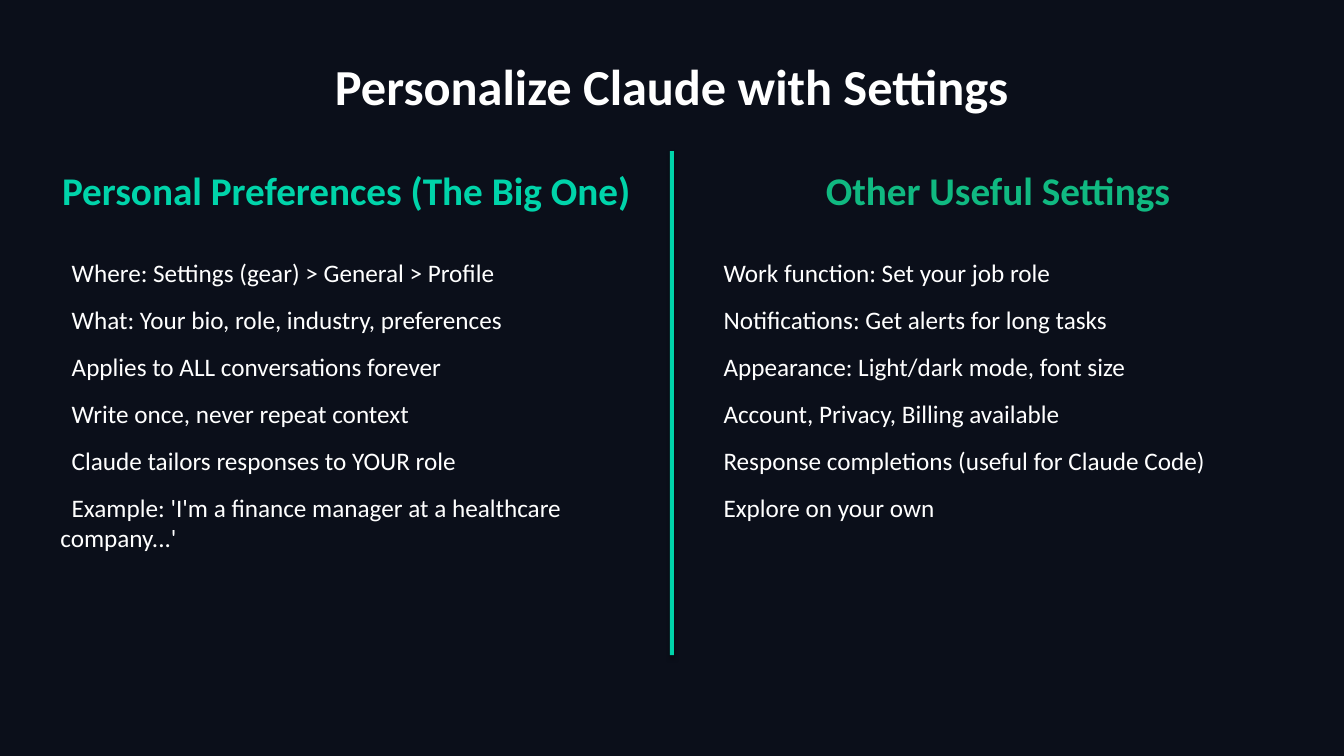
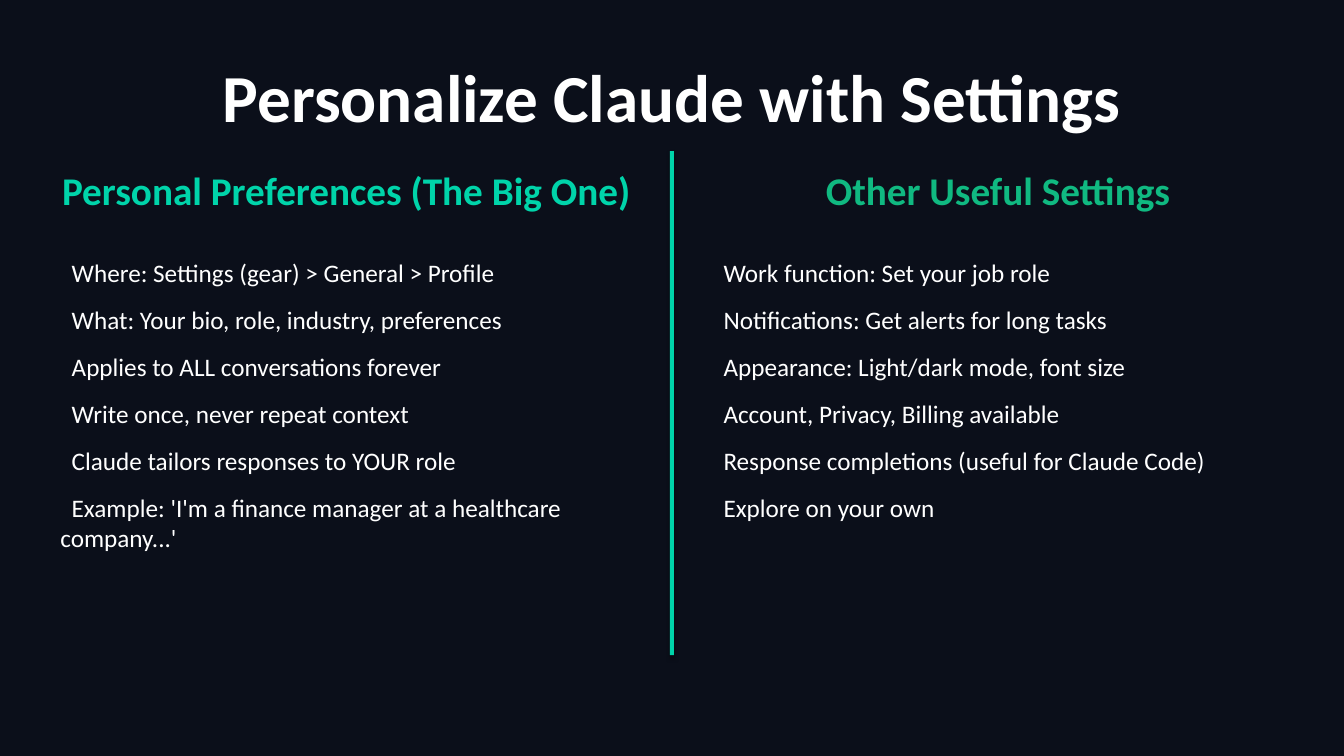
Before and after one commit to scottrhay/AIA-ClaudeCopilot, a slide deck: slide 29 of slides/Day1_Claude_for_Business.pptx (slide 25 before the commit). Drawn at 1344x756 pixels with LibreOffice and Linux fonts; fonts in the diff are those of the drawing. Boxes give left, top, right and bottom in pixels: in the first picture for what was removed or moved away, otherwise in the second. Text is boxed around its words. In the diff, an @@ line names an element or a change of style, - is before the commit and + after.

Commit message:
Day 1: Split Desktop/Work slide, audit titles — 81 slides
- Split 'Claude Desktop App: Autonomous Features' into two slides:
  33: Claude Apps: Desktop & Mobile (two-card: Desktop + Mobile)
  34: Claude for Work: Autonomous AI (three-card: Chat/Cowork/Code modes)
- Fixed 'Claude.ai Interface & Projects' → 'Claude.ai Interface'
- Models moved after break (Scott's edit)
- Analyzing Uploaded Documents moved to analysis section (Scott's edit)
- Demo: Working with Images renamed (Scott's edit)
- Clean ZIP — no repair prompt

```diff
--- a/slides/Day1_Claude_for_Business.pptx
+++ b/slides/Day1_Claude_for_Business.pptx
@@ text "Personalize Claude with Settings" moved from (x1=335, y1=69, x2=1008, y2=114) to (x1=223, y1=74, x2=1121, y2=134) @@
@@ text "Personalize Claude with Settings" at (x1=223, y1=74, x2=1121, y2=134): size 36 to 48 pt @@
```
Also in this commit, not shown: 4 other slides changed, 2 slides added, 3 slides removed.
